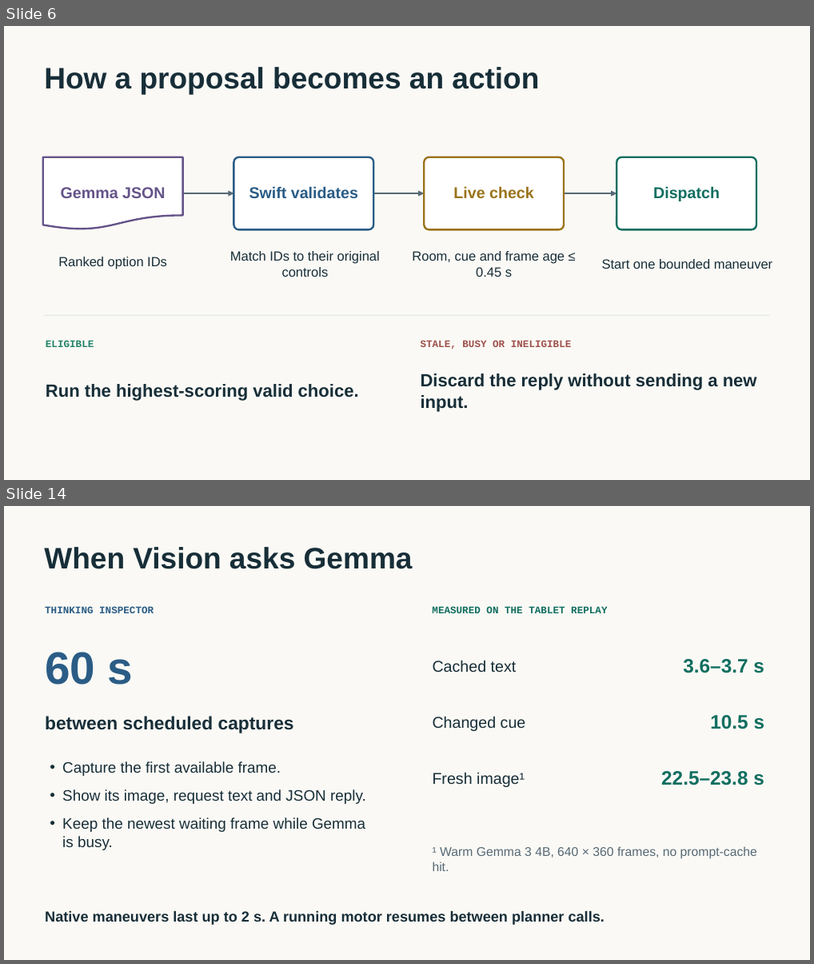
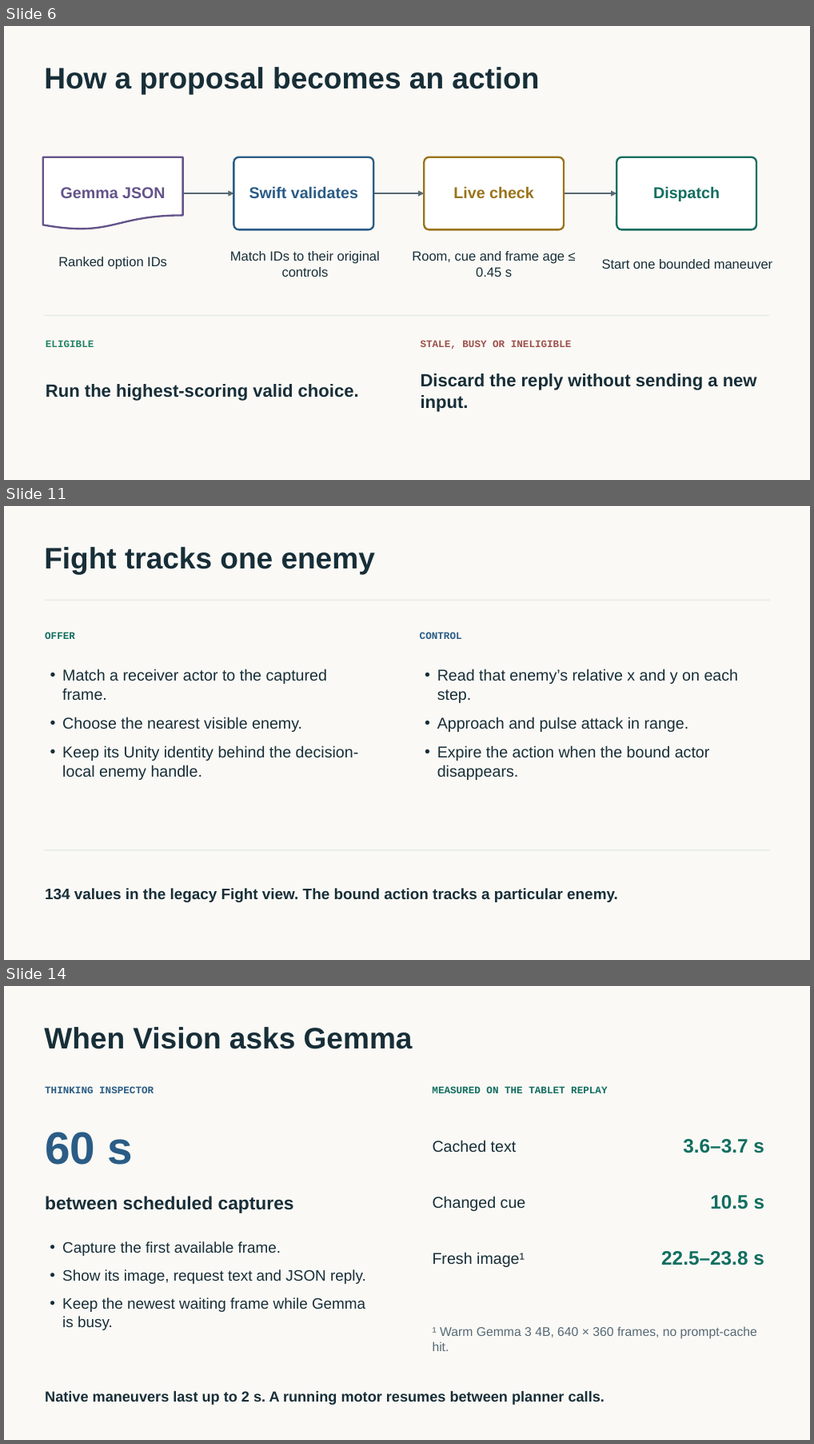
Before and after one commit to tabutyn/hollow-knight-vision, a slide deck: docs/playing-policies/playing-policies.pptx. Shown one above the other, each under a label of ours: slides 6 and 14 before the commit, slides 6, 11 and 14 after it; the slides between them are not shown. The pictures are 814x964 and 814x1444 pixels, drawn with LibreOffice and Linux fonts; fonts in the diff are those of the drawing. Boxes give left, top, right and bottom in pixels: in the first picture for what was removed or moved away, otherwise in the second. Text is boxed around its words. In the diff, an @@ line names an element or a change of style, - is before the commit and + after.

```diff
--- a/docs/playing-policies/playing-policies.pptx
+++ b/docs/playing-policies/playing-policies.pptx
@@ slide 11 added at <box>4,506,810,960</box>, background #FAF9F5 @@
@@ text added at <box>44,547,375,574</box>, 35.2 pt, text #172E38, bold @@
+Fight tracks one enemy
@@ rectangle added at <box>45,599,770,600</box>, fill #E6EBE8 @@
@@ text added at <box>45,632,75,639</box>, 12 pt, text #116E60, bold @@
+OFFER
@@ text added at <box>420,632,462,639</box>, 12 pt, text #2A5C86, bold @@
+CONTROL
@@ text added at <box>62,668,359,780</box>, 18.8 pt, text #172E38 @@
+• Match a receiver actor to the captured frame.
+• Choose the nearest visible enemy.
+• Keep its Unity identity behind the decision-local enemy handle.
@@ text added at <box>438,668,739,780</box>, 18.8 pt, text #172E38 @@
+• Read that enemy’s relative x and y on each step.
+• Approach and pulse attack in range.
+• Expire the action when the bound actor disappears.
@@ rectangle added at <box>45,850,770,851</box>, fill #E6EBE8 @@
@@ text added at <box>45,888,618,902</box>, 18 pt, text #172E38, bold @@
+134 values in the legacy Fight view. The bound action tracks a particular enemy.
```
Also in this commit, not shown: 3 slides changed, 8 other slides added, 9 slides removed, 33 other files.
